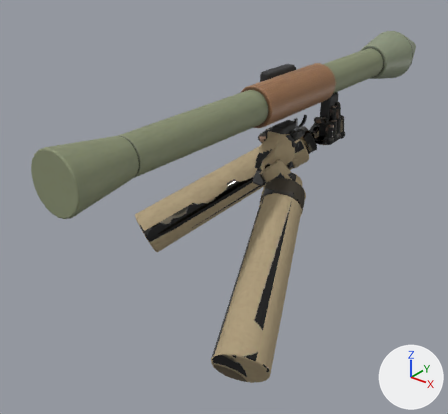
What one commit did to the glTF model spil/sigtekorn/modeller/raket.glb.
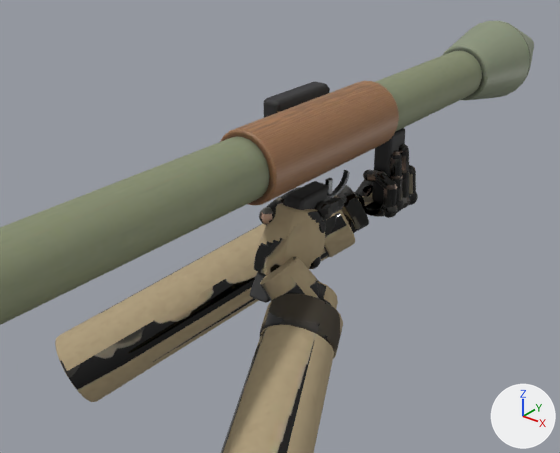
Each version appears first whole from a camera (50 mm lens) standing at (0.665, -1.04, 0.401) and looking at (-0.09, -0.096, -0.184), and next in a close-up from a camera (50 mm lens) standing at (0.491, -0.674, 0.353) and looking at (-0.019, -0.038, -0.042). Lighting does not change. The marker at lower right points along +X, +Y and +Z. The first two pictures are the older version. Vertices at exactly the same position are counted once.

The older version as bpy lines, for what is in view:
```python
me_finger0knoe = bpy.data.meshes.new('finger0knoe')
me_finger0knoe.from_pydata(...)  # 22744 vertices, 45152 faces; spans x -0.281..0.235, y -0.431..0.207, z -0.319..0.006
me_finger0knoe.materials.append(mat_hænder)
me_rør = bpy.data.meshes.new('rør')
me_rør.from_pydata(...)  # 1488 vertices, 2932 faces; spans x -0.06..0.059, y -0.58..0.6, z -0.105..0.119
me_rør.materials.append(mat_raket)
ob_hænder = bpy.data.objects.new('hænder', me_finger0knoe)
ob_hænder.location = (0.0, 0.0, 0.0)
ob_raket = bpy.data.objects.new('raket', me_rør)
ob_raket.location = (0.0, 0.0, 0.0)
```
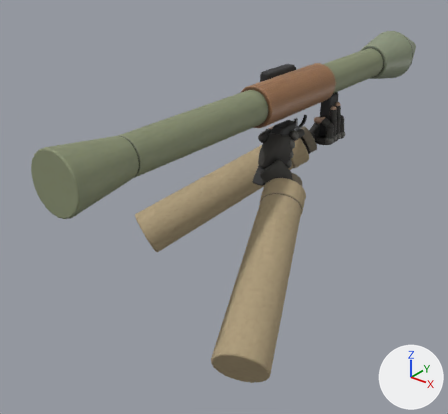
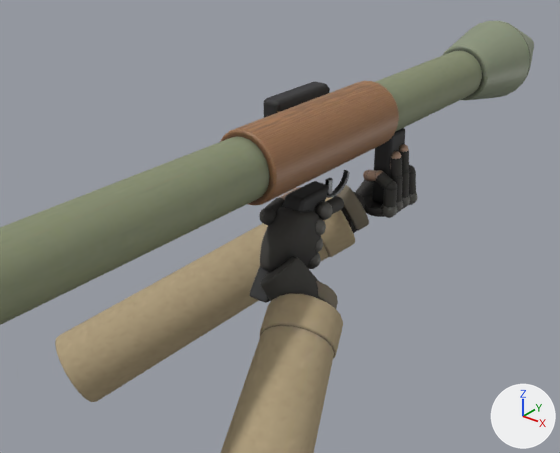
What differs and where, as boxes [x1, y1, x2, y2] in the close-ups (560 x 453 px):
```json
{"part": 1, "of": "me_finger0knoe", "change": "cut back", "before": [254, 187, 344, 275], "after": [259, 187, 344, 272]}
{"part": 2, "of": "me_finger0knoe", "change": "cut back", "before": [355, 144, 418, 218], "after": [356, 144, 418, 218]}
{"part": 3, "of": "me_finger0knoe", "change": "surface changed", "before": [59, 185, 369, 453], "after": [59, 185, 369, 453]}
```

Edits to the scene script, one JSON object a line:
```json
{"block": "me_finger0knoe", "where": "# used by ob_hænder; location = (0.0, 0.0, 0.0)"}
{"op": "remove", "block": "me_finger0knoe", "code": "me_finger0knoe.from_pydata(...)  # 22744 vertices, 45152 faces; spans x -0.281..0.235, y -0.431..0.207, z -0.319..0.006"}
{"op": "add", "block": "me_finger0knoe", "code": "me_finger0knoe.from_pydata(...)  # 6512 vertices, 12688 faces; spans x -0.281..0.235, y -0.431..0.207, z -0.319..0.006"}
{"block": "me_finger0knoe", "change": "me_finger0knoe part 1: 124 vertices moved within x -0.033..0.03, y -0.078..0.039, z -0.083..-0.012; 11502 vertices removed from x -0.035..0.035, y -0.092..0.039, z -0.089..-0.009; 2246 vertices added at x -0.035..0.034, y -0.088..0.039, z -0.085..-0.011"}
{"block": "me_finger0knoe", "change": "me_finger0knoe part 2: 172 vertices moved within x -0.031..0.029, y 0.133..0.205, z -0.092..-0.001; 9136 vertices removed from x -0.036..0.032, y 0.13..0.207, z -0.094..0.006; 2160 vertices added at x -0.036..0.032, y 0.13..0.206, z -0.094..0.005"}
{"block": "me_finger0knoe", "change": "me_finger0knoe part 3: 1903 kept faces spanning x -0.281..0.235, y -0.431..0.2, z -0.319..0.0 get new texture (UV) coordinates"}
```
